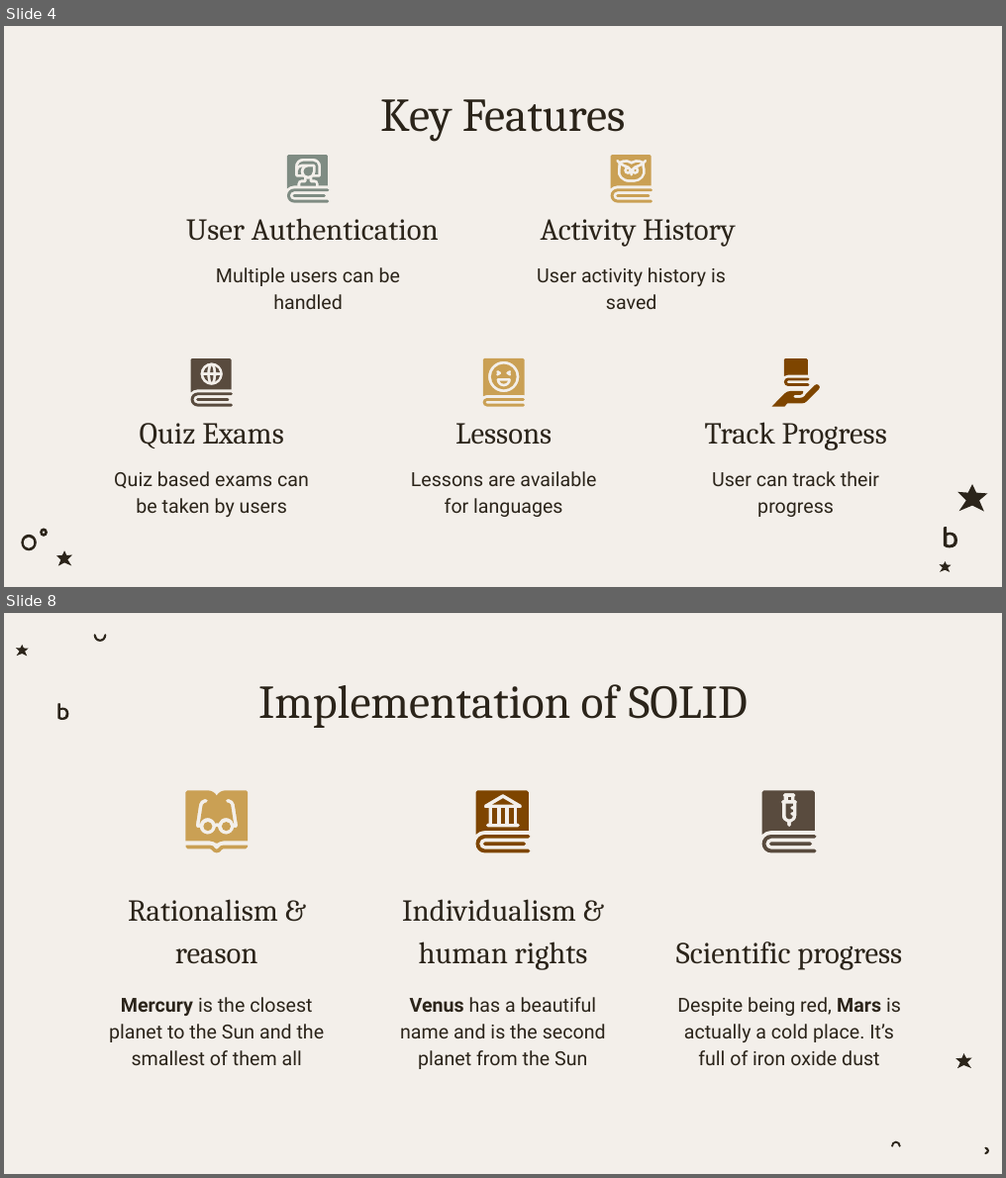
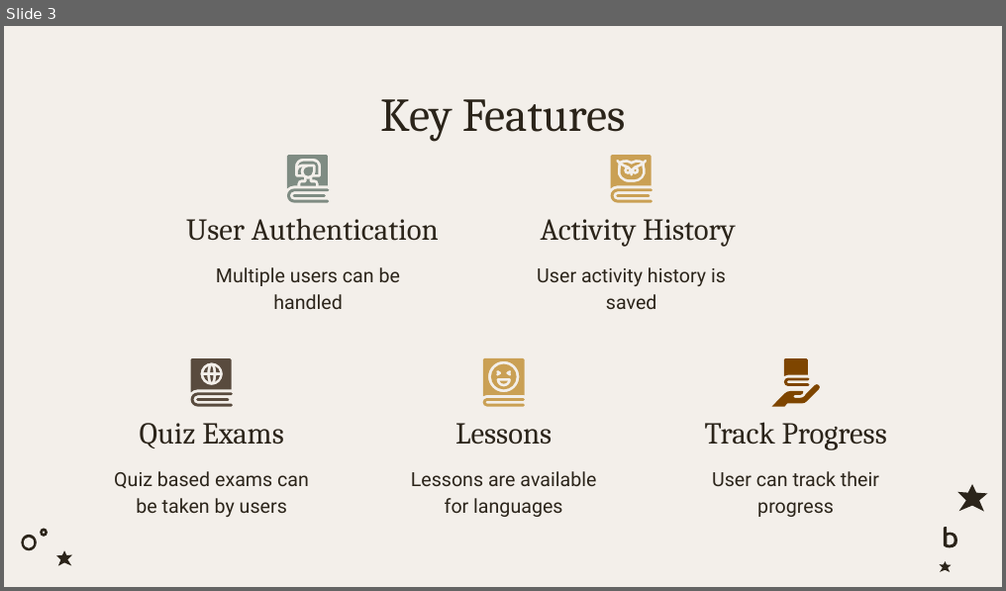
Before and after one commit to hasin023/LinguaL, a slide deck: LinguLFinal.pptx. Shown one above the other, each under a label of ours: slides 4 and 8 before the commit, slide 3 after it; the slides between them are not shown. The pictures are 1006x1178 and 1006x591 pixels, drawn with LibreOffice and Linux fonts; fonts in the diff are those of the drawing. Boxes give left, top, right and bottom in pixels: in the first picture for what was removed or moved away, otherwise in the second. Text is boxed around its words. In the diff, an @@ line names an element or a change of style, - is before the commit and + after.

```diff
--- a/LinguLFinal.pptx
+++ b/LinguLFinal.pptx
@@ slide 8 removed at [4,613,1002,1174], background #F3EFEA @@
@@ title removed at [258,684,747,728] @@
-Implementation of SOLID
@@ group removed at [16,634,990,1155]: 6 freeform shapes @@
@@ group removed at [185,790,248,854]: 4 freeform shapes @@
@@ group removed at [476,790,530,853]: 7 freeform shapes @@
@@ group removed at [762,790,817,853]: 5 freeform shapes @@
@@ subtitle removed at [128,899,278,963] @@
-Rationalism & reason
@@ subtitle removed at [402,899,588,970] @@
-Individualism & human rights
@@ subtitle removed at [676,942,902,970] @@
-Scientific progress
@@ subtitle removed at [109,997,325,1065] @@
-Mercury is the closest planet to the Sun and the smallest of them all
@@ subtitle removed at [400,997,606,1069] @@
-Venus has a beautiful name and is the second planet from the Sun
@@ subtitle removed at [677,997,901,1065] @@
-Despite being red, Mars is actually a cold place. It’s full of iron oxide dust
@@ what was slide 4 is now slide 3 @@
```
Also in this commit, not shown: 1 slide changed, 3 slides added, 12 other slides removed, 44 other files.
